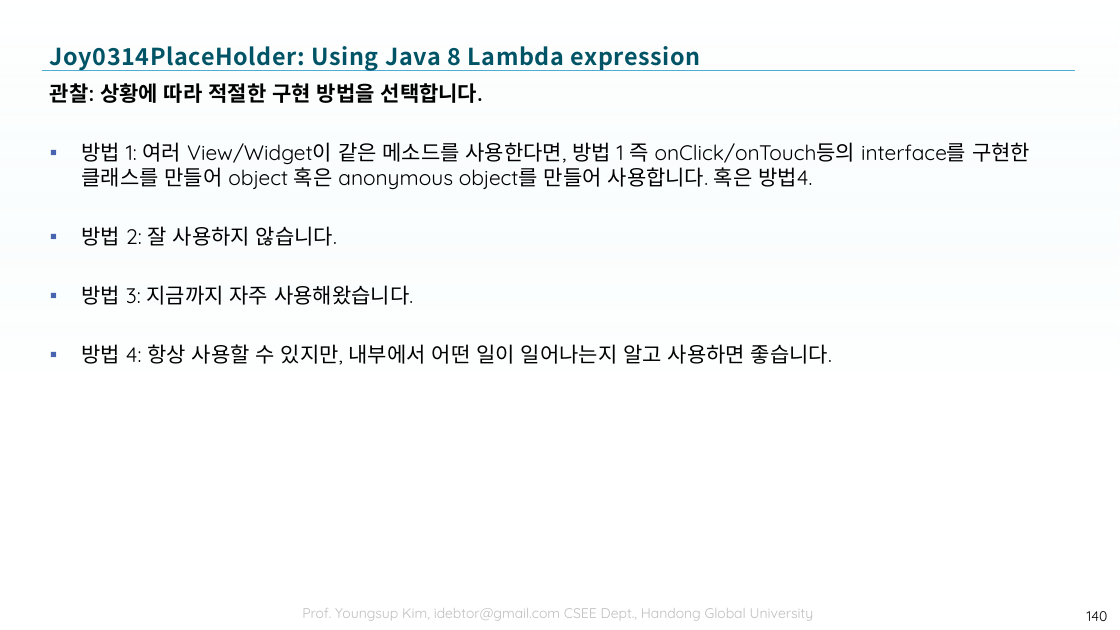
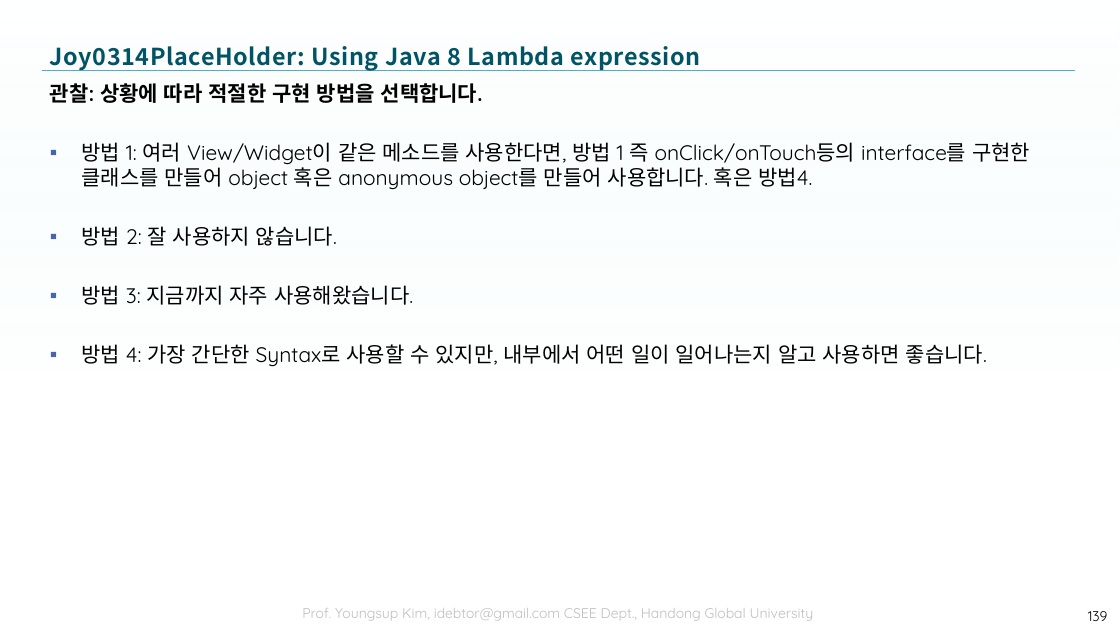
Before and after one commit to tae7841/HuStarAS, a slide deck: slide 139 of ppts/03Widget.pptx (slide 140 before the commit). Drawn at 1120x630 pixels with LibreOffice and Linux fonts; fonts in the diff are those of the drawing; background and template pictures are left out. Boxes give left, top, right and bottom in pixels: in the first picture for what was removed or moved away, otherwise in the second. Text is boxed around its words. In the diff, an @@ line names an element or a change of style, - is before the commit and + after.

```diff
--- a/ppts/03Widget.pptx
+++ b/ppts/03Widget.pptx
@@ text at bbox=[81, 344, 987, 367]: text changed @@
-▪ 방법 4: 항상 사용할 수 있지만, 내부에서 어떤 일이 일어나는지 알고 사용하면 좋습니다.
+▪ 방법 4: 가장 간단한 Syntax로 사용할 수 있지만, 내부에서 어떤 일이 일어나는지 알고 사용하면 좋습니다.
@@ page number at bbox=[1088, 611, 1108, 621]: text changed @@
-140
+139
```
Also in this commit, not shown: 6 other slides changed, 2 slides added, 3 slides removed.
